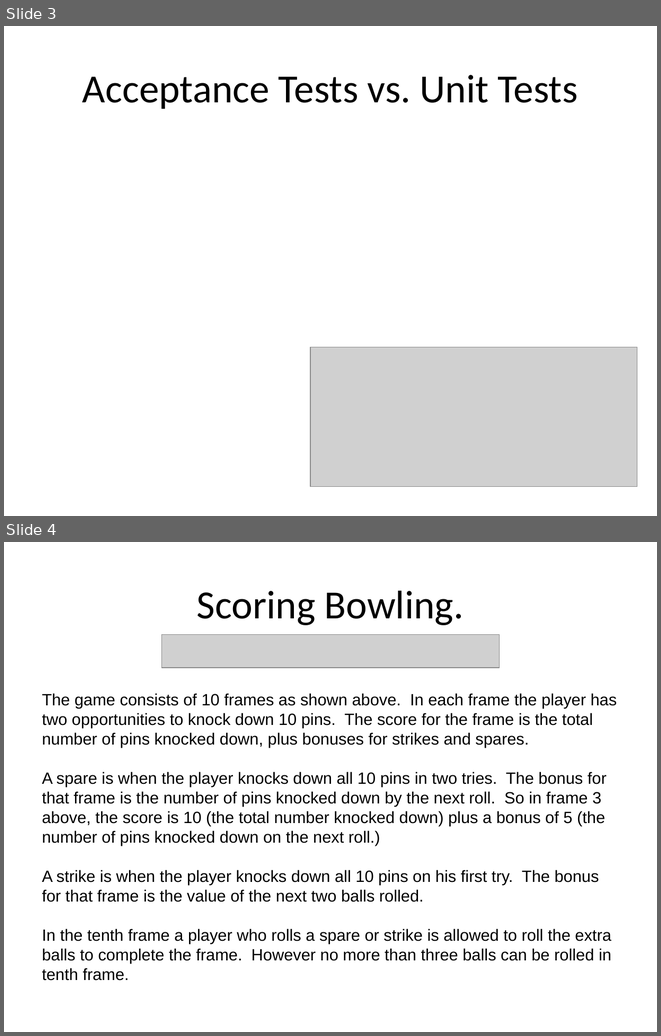
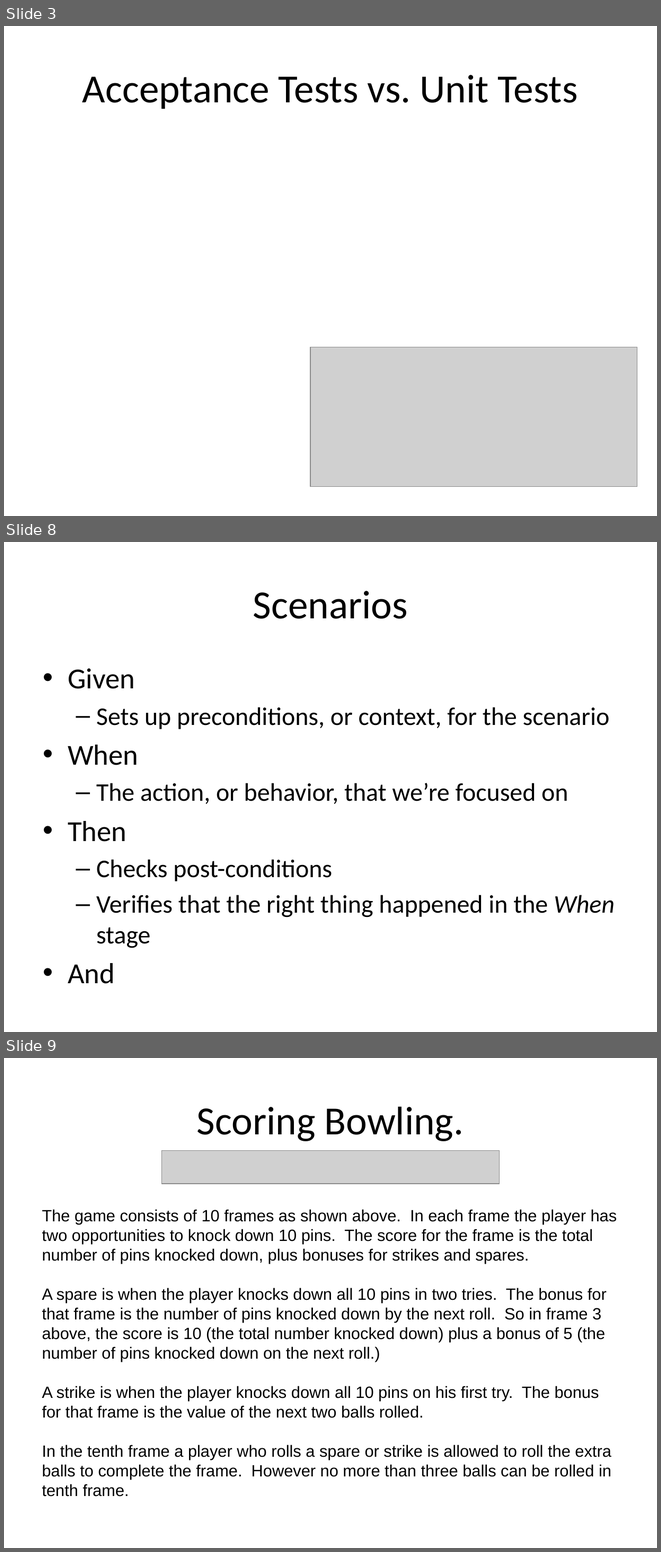
Before and after one commit to shawnewallace/Katas, a slide deck: Presentations/BDD Lunch & Learn.pptx. Shown one above the other, each under a label of ours: slides 3 and 4 before the commit, slides 3, 8 and 9 after it; the slides between them are not shown. The pictures are 661x1036 and 661x1552 pixels, drawn with LibreOffice and Linux fonts; fonts in the diff are those of the drawing; grey boxes stand for pictures. Boxes give left, top, right and bottom in pixels: in the first picture for what was removed or moved away, otherwise in the second. Text is boxed around its words. In the diff, an @@ line names an element or a change of style, - is before the commit and + after.

```diff
--- a/Presentations/BDD Lunch & Learn.pptx
+++ b/Presentations/BDD Lunch & Learn.pptx
@@ slide 8 added at (x1=4, y1=542, x2=657, y2=1032), background #FFFFFF @@
@@ title added at (x1=253, y1=591, x2=408, y2=619), 44 pt, text #000000 @@
+Scenarios
@@ text added at (x1=68, y1=668, x2=615, y2=983), 28 pt, text #000000 @@
+• Given
+  – Sets up preconditions, or context, for the scenario
+• When
+  – The action, or behavior, that we’re focused on
+• Then
+  – Checks post-conditions
+  – Verifies that the right thing happened in the When stage
+• And
@@ what was slide 4 is now slide 9 @@
```
Also in this commit, not shown: 1 slide changed, 4 other slides added.
